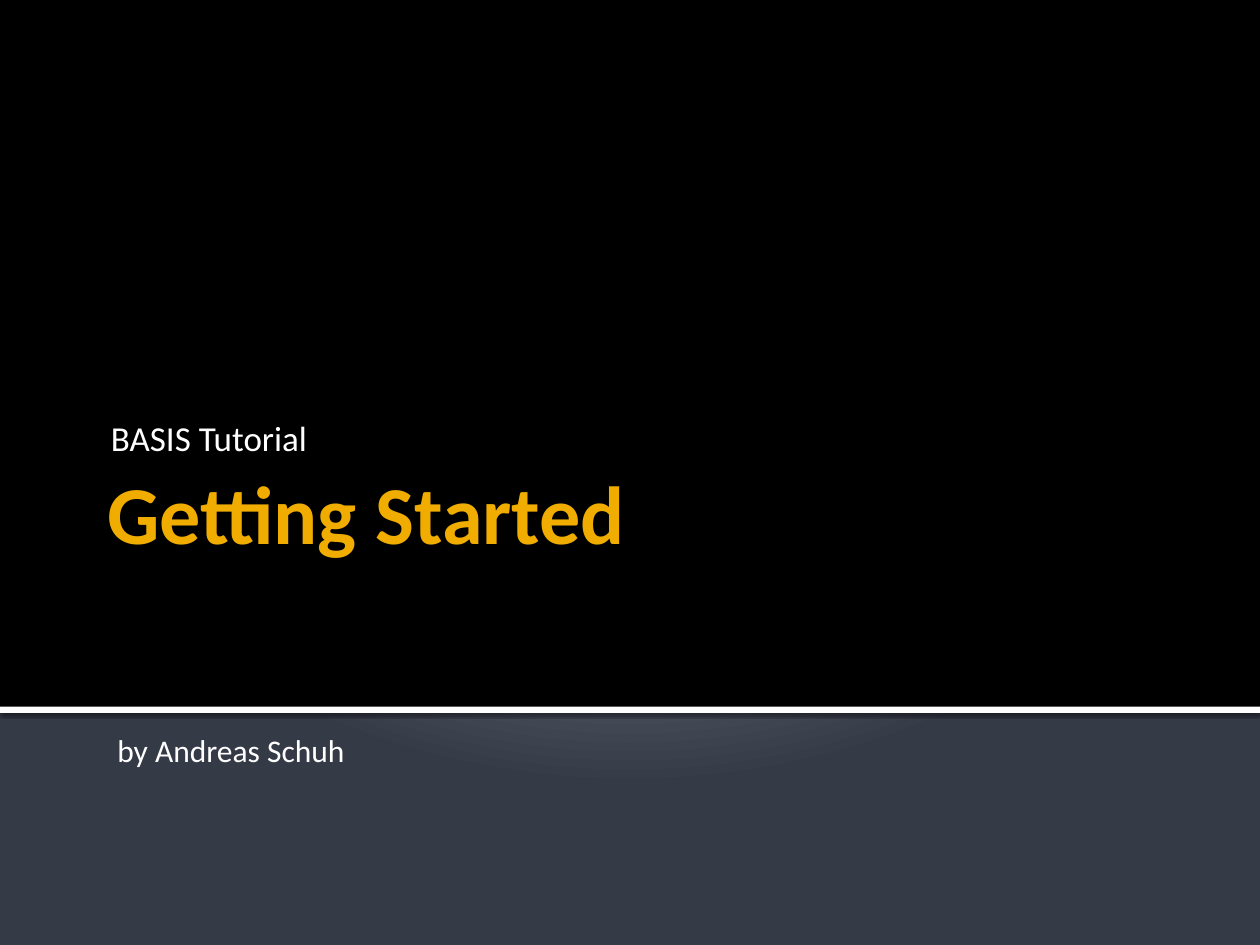
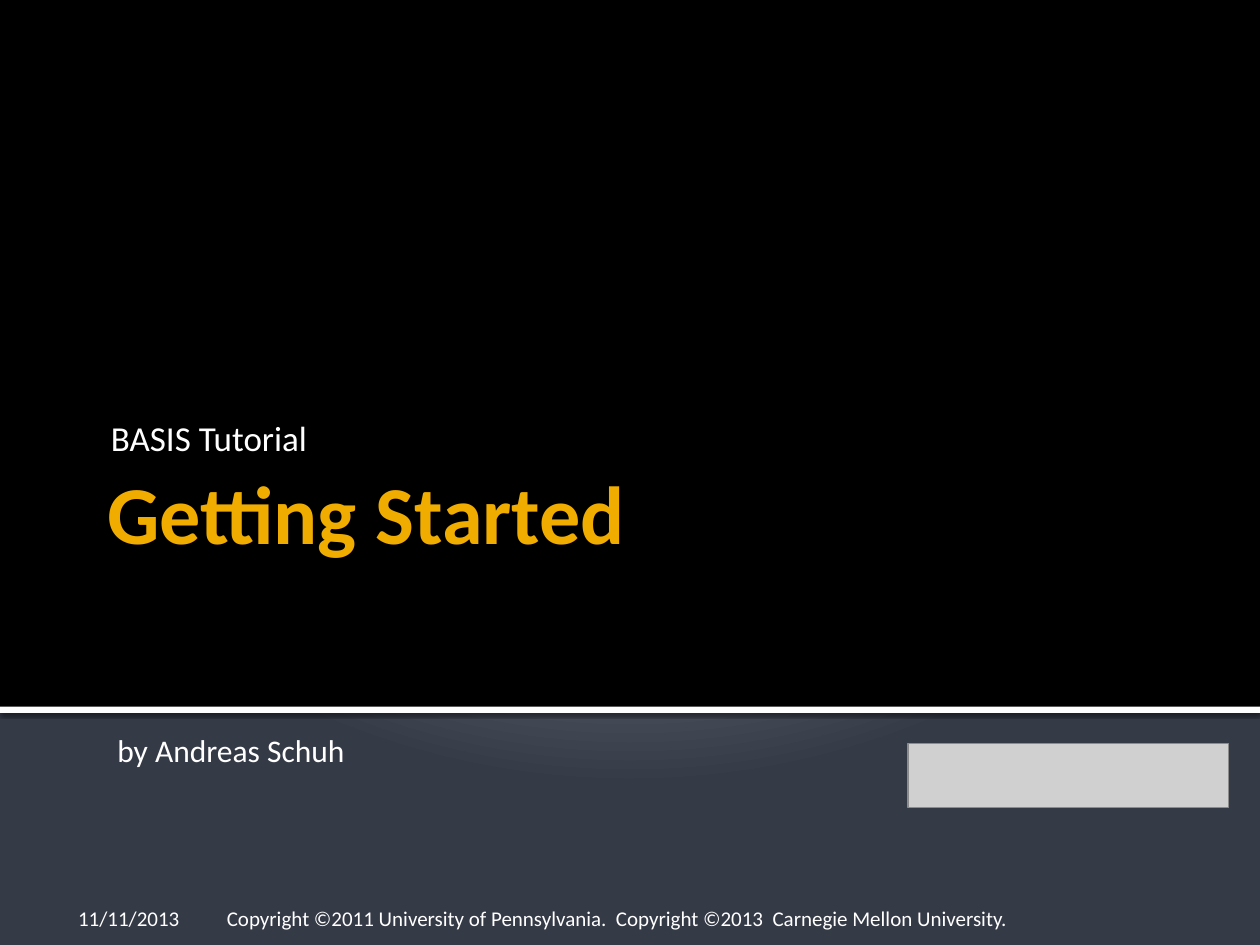
Before and after one commit to cmake-basis/legacy, a slide deck: slide 1 of doc/tutorials/BASIS Tutorial - 01 Getting Started.pptx. Drawn at 1260x945 pixels with LibreOffice and Linux fonts; fonts in the diff are those of the drawing; grey boxes stand for pictures; background and template pictures are left out. Boxes give left, top, right and bottom in pixels: in the first picture for what was removed or moved away, otherwise in the second. Text is boxed around its words. In the diff, an @@ line names an element or a change of style, - is before the commit and + after.

Commit message:
Issue #237 Updated Getting Started Tutorial and Quick Start Guide to be more current and reference the git repository rather than the older SVN repository.

```diff
--- a/doc/tutorials/BASIS Tutorial - 01 Getting Started.pptx
+++ b/doc/tutorials/BASIS Tutorial - 01 Getting Started.pptx
@@ picture added at bbox=[908, 743, 1228, 808] @@
@@ text added at bbox=[78, 911, 179, 927], 12 pt, text #FFFFFF @@
+11/11/2013
@@ text added at bbox=[227, 911, 1006, 930], 12 pt, text #FFFFFF @@
+Copyright ©2011 University of Pennsylvania. Copyright ©2013 Carnegie Mellon University.
```
Also in this commit, not shown: 8 other slides changed, 1 slide removed, 1 other file.
